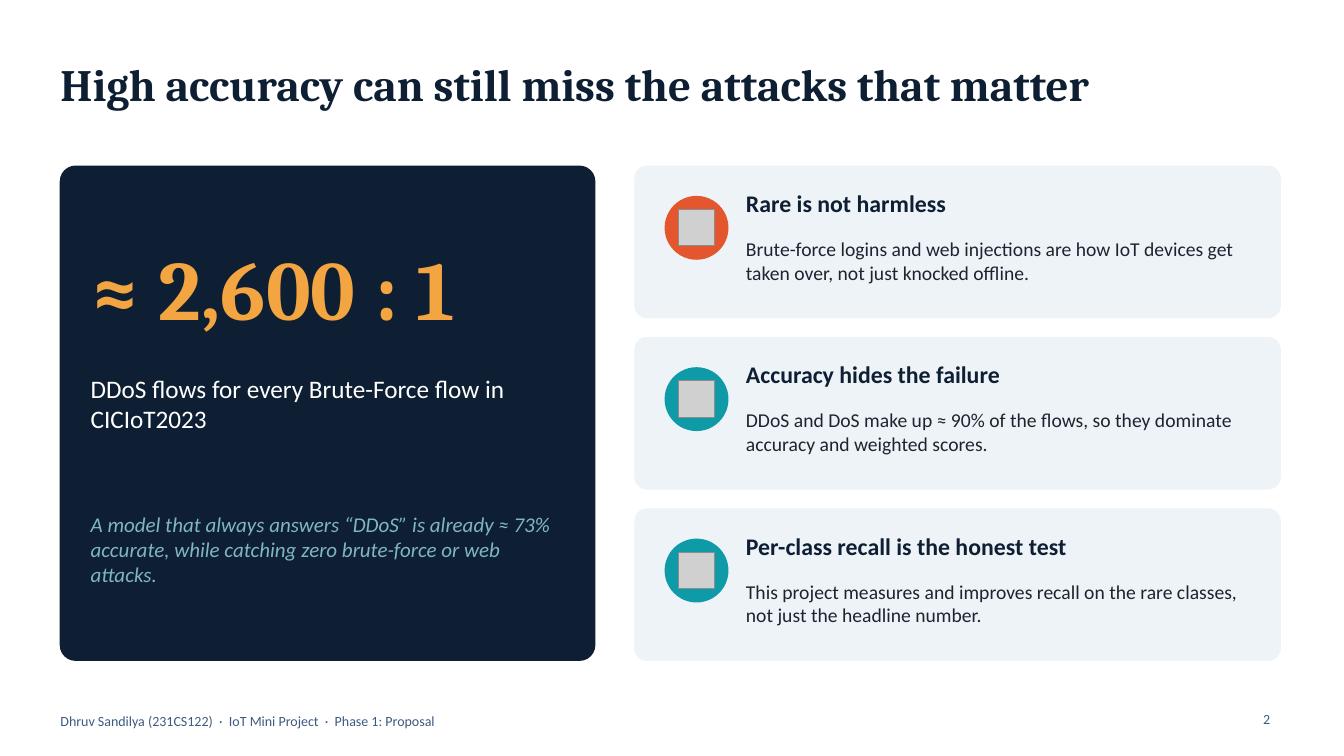
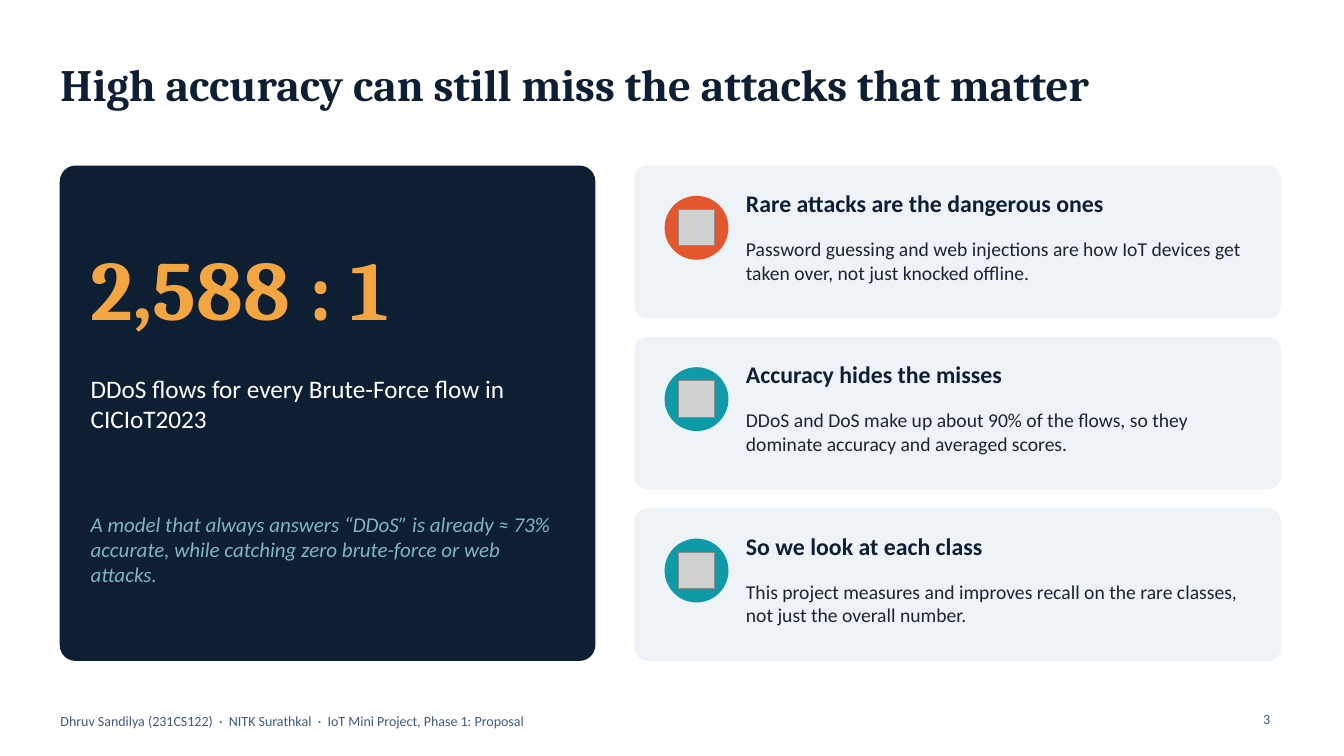
Before and after one commit to Dhruvsandilya0711/IoT_Mini_Project, a slide deck: slide 3 of slides/Phase1_Proposal.pptx (slide 2 before the commit). Drawn at 1344x756 pixels with LibreOffice and Linux fonts; fonts in the diff are those of the drawing; grey boxes stand for pictures. Boxes give left, top, right and bottom in pixels: in the first picture for what was removed or moved away, otherwise in the second. Text is boxed around its words. In the diff, an @@ line names an element or a change of style, - is before the commit and + after.

Commit message:
Rebuild both presentations and drop the Raspberry Pi wording
Phase 1 (proposal, 16 slides) and Phase 2 (results and demo, 21 slides)
now open with an NITK title slide and an outline, end with references,
and Phase 2 adds slides on how the experiments were run and on the live
demo. The report, its diagrams and both decks describe the gateway as a
generic device. notebooks/demo.ipynb runs the demo in Kaggle.

```diff
--- a/slides/Phase1_Proposal.pptx
+++ b/slides/Phase1_Proposal.pptx
@@ text at [746, 195, 1103, 216]: text changed @@
-Rare is not harmless
+Rare attacks are the dangerous ones
@@ text at [91, 263, 388, 332]: text changed @@
-≈ 2,600 : 1
+2,588 : 1
@@ text at [746, 242, 1240, 284]: text changed @@
-Brute-force logins and web injections are how IoT devices get taken over, not just knocked offline.
+Password guessing and web injections are how IoT devices get taken over, not just knocked offline.
@@ text at [746, 366, 1002, 387]: text changed @@
-Accuracy hides the failure
+Accuracy hides the misses
@@ text at [746, 413, 1187, 455]: text changed @@
-DDoS and DoS make up ≈ 90% of the flows, so they dominate accuracy and weighted scores.
+DDoS and DoS make up about 90% of the flows, so they dominate accuracy and averaged scores.
@@ text at [746, 538, 983, 555]: text changed @@
-Per-class recall is the honest test
+So we look at each class
@@ text at [746, 585, 1237, 626]: text changed @@
-This project measures and improves recall on the rare classes, not just the headline number.
+This project measures and improves recall on the rare classes, not just the overall number.
@@ text at [60, 716, 524, 729]: text changed @@
-Dhruv Sandilya (231CS122) · IoT Mini Project · Phase 1: Proposal
+Dhruv Sandilya (231CS122) · NITK Surathkal · IoT Mini Project, Phase 1: Proposal
@@ page number at [1263, 715, 1270, 724]: text changed @@
-2
+3
```
Also in this commit, not shown: 11 other slides changed, 4 slides added, 18 other files.
